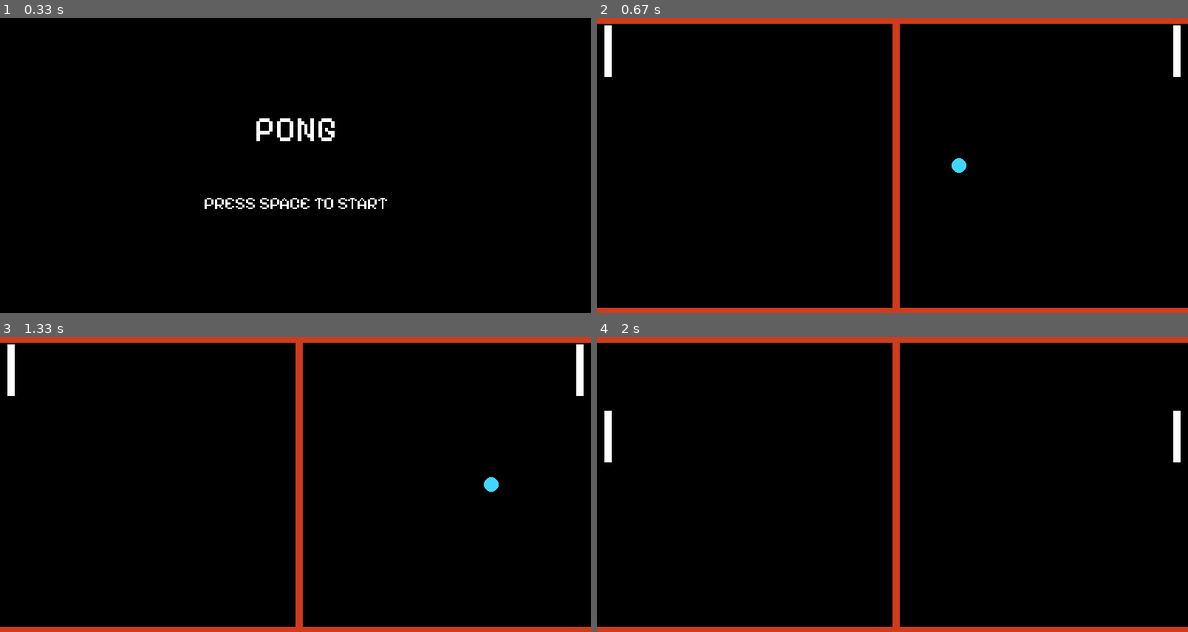
Above: before the commit, frames 1-4 (two rows, left to right).
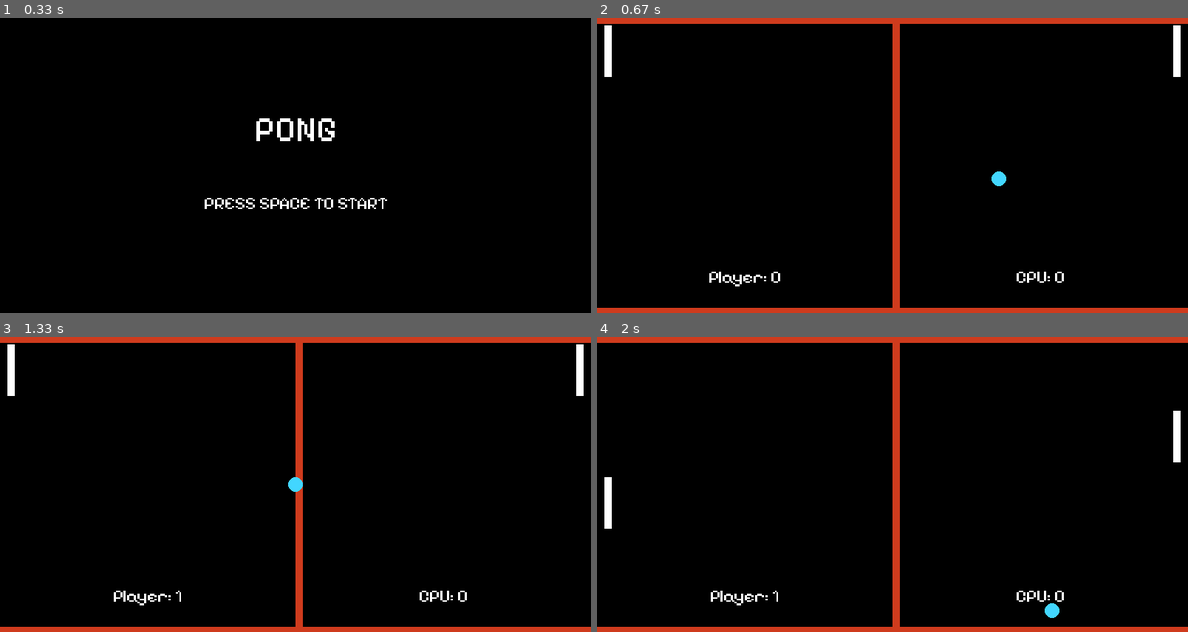
Above: after the commit, the same moments.

Repository: alabador/pygame_pong
Game: pygame game, started from main.py
Same seed, same stepped clock (60 frames per second), same inputs: the game is played once before the commit and once after it.
Inputs:
- Up to frame 1 (0.33 s): no input
- Up to frame 2 (0.67 s): tap Space at 0.33 s
- Up to frame 3 (1.33 s): hold Esc 0.67-1.13 s; hold Up 0.67-1.13 s; tap Space at 0.73, 1.03, 1.23 s; hold Up from 1.17 s (still down); hold W from 1.17 s (still down)
- Up to frame 4 (2 s): tap Space at 1.53, 1.73 s; release Up at 1.63 s; release W at 1.63 s; hold Down 1.67-1.97 s; hold S 1.67-1.97 s

Frame 1 is identical in both runs. In frame 2, 0.5% of the frame differs, in the area x 19-79%, y 47-91%; in frame 3, 0.5%; in frame 4, 0.8%, in the area x 1-79%, y 25-96%.

Commit message:
Add goal detection and score iteration

Diff:
--- a/main.py
+++ b/main.py
@@ -13,6 +13,7 @@
     def __init__(self, is_player) -> None:
         super().__init__()
         self.y = 10
+        self.score = 0
         if is_player:
             self.x = 10
             self.paddle = pygame.Rect(self.x, self.y, 10, 70)
@@ -27,9 +28,9 @@
         keys = pygame.key.get_pressed()
         if self.player:
             if keys[pygame.K_w]:
-                self.paddle.y -= 5
+                self.paddle.y -= 10
             if keys[pygame.K_s]:
-                self.paddle.y += 5
+                self.paddle.y += 10
         else:
             if keys[pygame.K_UP]:
                 self.paddle.y -= 5
@@ -50,22 +51,48 @@
         super().__init__()
         self.x = display_w/2
         self.y = display_h/2
-        self.x_movement = 5
-        self.y_movement = 5
+        self.x_movement = 8
+        self.y_movement = random.randint(-10, 10)
         self.radius = 10
         self.object = pygame.draw.circle(display, (66, 214, 255), (self.x, self.y), self.radius)
     def draw_ball(self):
         self.object = pygame.draw.circle(display, (66, 214, 255), (self.x, self.y), self.radius)
     def movement(self):
         self.x += self.x_movement
+        self.y += self.y_movement
     def check_collision(self):
         if self.object.colliderect(player.paddle):
             self.x_movement = -self.x_movement
-        elif self.object.colliderect(opp.paddle):
+        if self.object.colliderect(opp.paddle):
             self.x_movement = -self.x_movement
+        if self.object.y <= 10:
+            self.y_movement = -self.y_movement
+        if self.object.y >= display_h - 20:
+            self.y_movement = -self.y_movement
+    def reset(self):
+        self.x = display_w/2
+        self.y = display_h/2
+        self.x_movement = 0
+        self.y_movement = 0
+    def restart_movement(self):
+        self.y_movement = random.randint(-10, 10)
+        self.x_movement = 8
+    def check_win(self):
+        if self.object.x > display_w + self.radius:
+            player.score += 1
+            self.reset()
+        if self.object.x < 0 - self.radius:
+            opp.score += 1
+            self.reset()
+        # keys = pygame.key.get_pressed()
+        # if keys[pygame.K_SPACE]:
+        #     self.y_movement = random.randint(-10, 10)
+        #     self.x_movement = 8
+
     def update(self) -> None:
         self.draw_ball()
         self.check_collision()
+        self.check_win()
         self.movement()
 
 
@@ -92,6 +119,15 @@
     if keys[pygame.K_SPACE]:
         return True
 
+def score_board():
+    score_font = pygame.font.Font('fonts/PixelifySans-VariableFont_wght.ttf', 24)
+    player_score_text = score_font.render(f"Player: {player.score}", False, "WHITE")
+    player_score_rect = player_score_text.get_rect(center = (display_w/4, 350))
+    cpu_score_text = score_font.render(f"CPU: {opp.score}", False, "WHITE")
+    cpu_score_rect = cpu_score_text.get_rect(center = (display_w * 3/4, 350))
+
+    display.blit(player_score_text, player_score_rect)
+    display.blit(cpu_score_text, cpu_score_rect)
 
 
 player = Player(True)
@@ -108,12 +144,17 @@
         if event.type == pygame.KEYDOWN:
             if event.key == pygame.K_ESCAPE:
                 game_active = False
+                player.score = 0
+                opp.score = 0
+            if event.key == pygame.K_SPACE:
+                ball.restart_movement()
     if game_active == True:
         display.fill((0,0,0))
         draw_bg()
         player.update()
         opp.update()
         ball.update()
+        score_board()
     else:
         game_active = render_menu()
     pygame.display.update()
